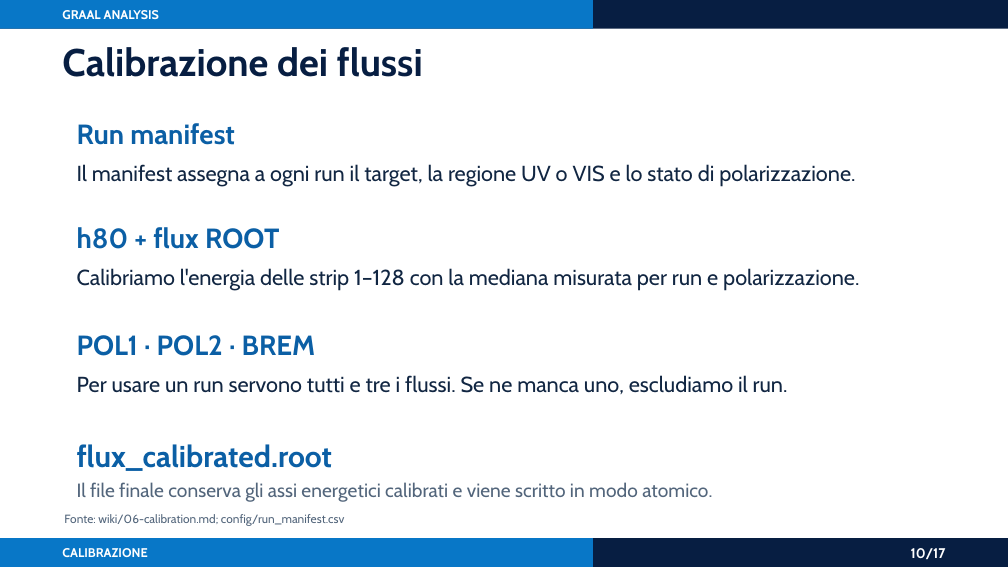
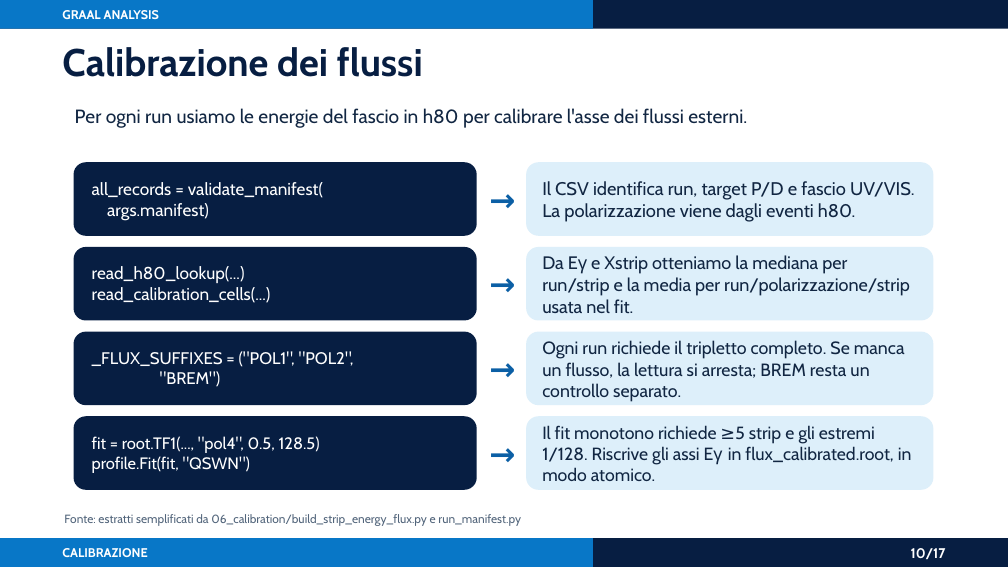
Before and after one commit to AntoninoFulci/GRAAL_Analysis, a slide deck: slide 10 of presentations/graal_analysis_framework_asimmetrie.pptx. Drawn at 1008x567 pixels with LibreOffice and Linux fonts; fonts in the diff are those of the drawing. Boxes give left, top, right and bottom in pixels: in the first picture for what was removed or moved away, otherwise in the second. Text is boxed around its words. In the diff, an @@ line names an element or a change of style, - is before the commit and + after.

Commit message:
Clarify flux calibration slide from repository code

```diff
--- a/presentations/graal_analysis_framework_asimmetrie.pptx
+++ b/presentations/graal_analysis_framework_asimmetrie.pptx
@@ text added at bbox=[75, 108, 747, 128], 13.8 pt, text #112642 @@
+Per ogni run usiamo le energie del fascio in h80 per calibrare l'asse dei flussi esterni.
@@ text removed at bbox=[77, 123, 235, 145] @@
-Run manifest
@@ rounded rectangle added at bbox=[74, 162, 477, 236], fill #071E42 @@
@@ text removed at bbox=[77, 164, 855, 187] @@
-Il manifest assegna a ogni run il target, la regione UV o VIS e lo stato di polarizzazione.
@@ text added at bbox=[484, 169, 521, 228], 22.4 pt, text #0B5FA5, bold @@
+→
@@ rounded rectangle added at bbox=[526, 162, 933, 236], fill #DDEFFA @@
@@ text added at bbox=[92, 182, 323, 221], 12.3 pt, text #FFFFFF @@
+all_records = validate_manifest(
+args.manifest)
@@ text added at bbox=[542, 181, 915, 222], 13.1 pt, text #112642 @@
+Il CSV identifica run, target P/D e fascio UV/VIS. La polarizzazione viene dagli eventi h80.
@@ text removed at bbox=[77, 227, 280, 249] @@
-h80 + flux ROOT
@@ rounded rectangle added at bbox=[74, 247, 477, 321], fill #071E42 @@
@@ text removed at bbox=[77, 268, 859, 291] @@
-Calibriamo l'energia delle strip 1–128 con la mediana misurata per run e polarizzazione.
@@ text added at bbox=[92, 266, 271, 303], 12.3 pt, text #FFFFFF @@
+read_h80_lookup(...)
+read_calibration_cells(...)
@@ text added at bbox=[484, 254, 521, 312], 22.4 pt, text #0B5FA5, bold @@
+→
@@ rounded rectangle added at bbox=[526, 247, 933, 321], fill #DDEFFA @@
@@ text added at bbox=[542, 255, 910, 313], 12.9 pt, text #112642 @@
+Da Eγ e Xstrip otteniamo la mediana per run/strip e la media per run/polarizzazione/strip usata nel fit.
@@ rounded rectangle added at bbox=[74, 332, 477, 405], fill #071E42 @@
@@ text at bbox=[92, 351, 354, 387]: text changed; size 19.8 to 12 pt; text colour #0B5FA5 to #FFFFFF; bold off @@
-POL1 · POL2 · BREM
+_FLUX_SUFFIXES = ("POL1", "POL2",
+"BREM")
@@ text "_FLUX_SUFFIXES = ("POL1", "POL2"," at bbox=[92, 351, 354, 387]: vertical alignment top to middle @@
@@ text added at bbox=[484, 339, 521, 397], 22.4 pt, text #0B5FA5, bold @@
+→
@@ rounded rectangle added at bbox=[526, 332, 933, 405], fill #DDEFFA @@
@@ text added at bbox=[542, 340, 905, 402], 12.7 pt, text #112642 @@
+Ogni run richiede il tripletto completo. Se manca un flusso, la lettura si arresta; BREM resta un controllo separato.
@@ text removed at bbox=[77, 375, 788, 394] @@
-Per usare un run servono tutti e tre i flussi. Se ne manca uno, escludiamo il run.
@@ rounded rectangle added at bbox=[74, 416, 477, 490], fill #071E42 @@
@@ rounded rectangle added at bbox=[526, 416, 933, 490], fill #DDEFFA @@
@@ text removed at bbox=[77, 444, 332, 471] @@
-flux_calibrated.root
@@ text added at bbox=[92, 436, 320, 473], 11.8 pt, text #FFFFFF @@
+fit = root.TF1(..., "pol4", 0.5, 128.5)
+profile.Fit(fit, "QSWN")
@@ text added at bbox=[484, 423, 521, 482], 22.4 pt, text #0B5FA5, bold @@
+→
@@ text added at bbox=[542, 425, 912, 481], 12.6 pt, text #112642 @@
+Il fit monotono richiede ≥5 strip e gli estremi 1/128. Riscrive gli assi Eγ in flux_calibrated.root, in modo atomico.
@@ text removed at bbox=[77, 482, 712, 502] @@
-Il file finale conserva gli assi energetici calibrati e viene scritto in modo atomico.
@@ text at bbox=[64, 514, 521, 526]: text changed @@
-Fonte: wiki/06-calibration.md; config/run_manifest.csv
+Fonte: estratti semplificati da 06_calibration/build_strip_energy_flux.py e run_manifest.py
```
Also in this commit, not shown: 2 other files.
